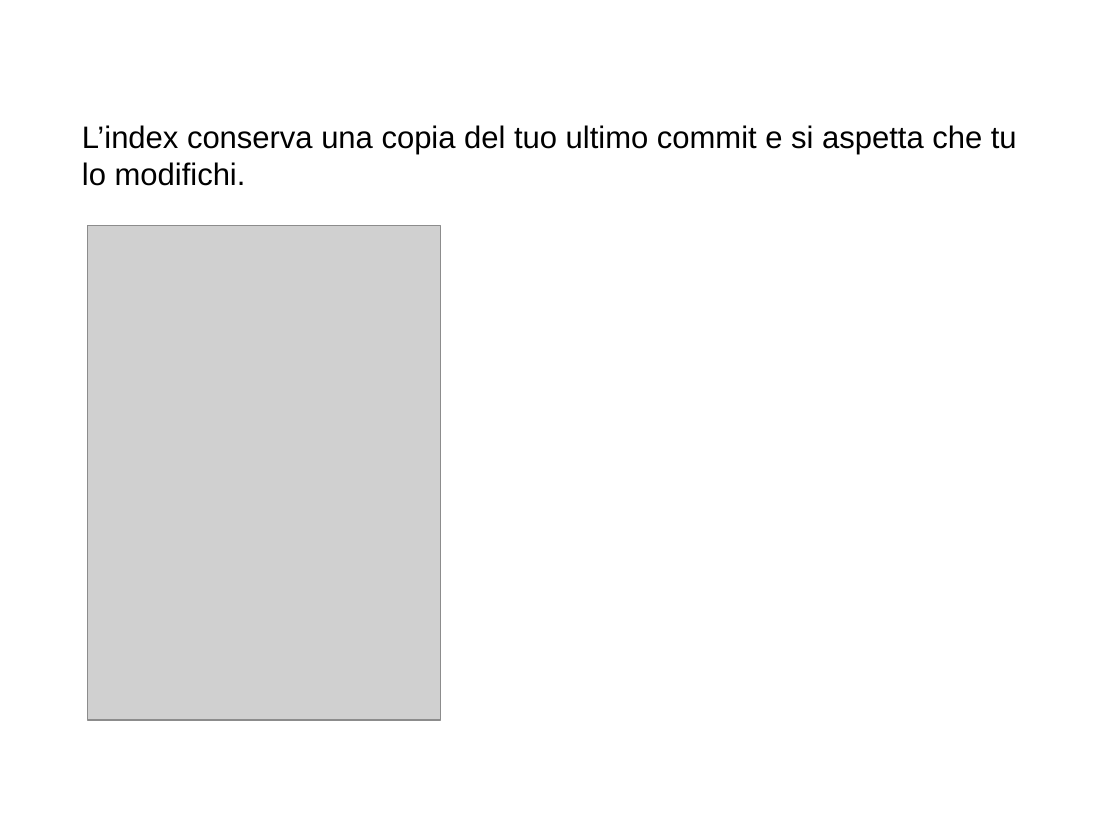
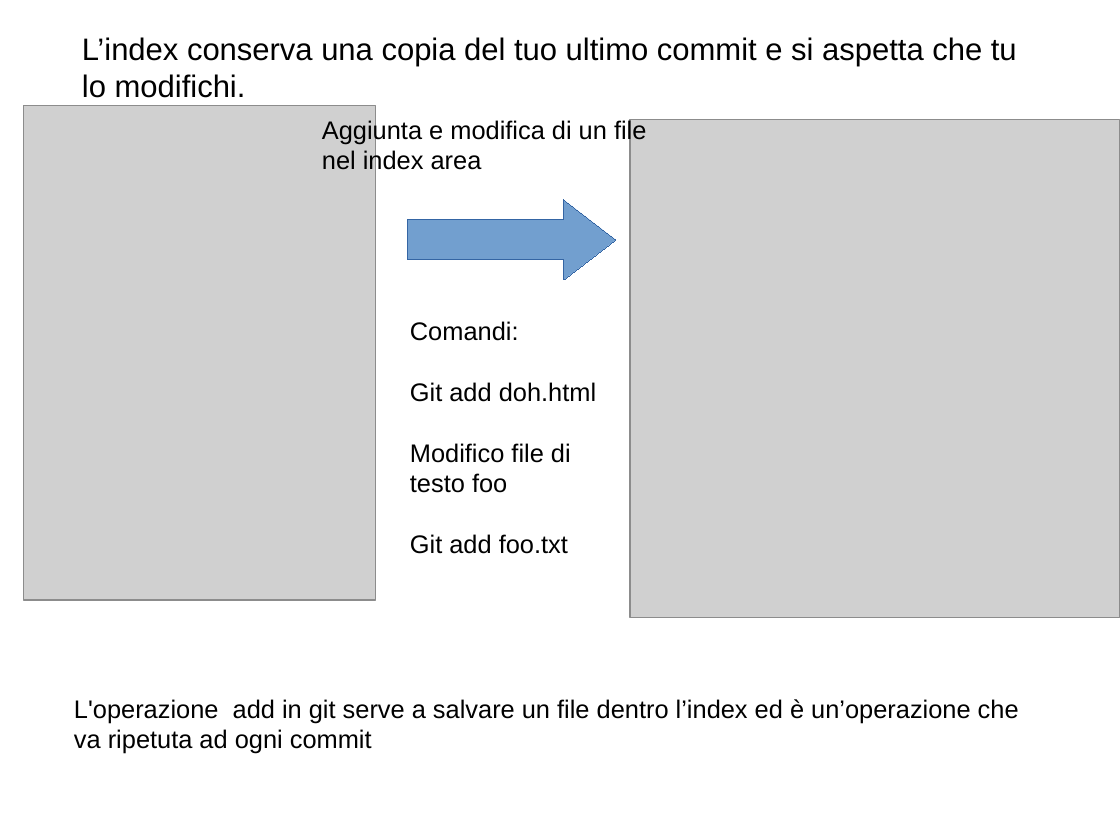
Before and after one commit to GioeleCicchini/Git-Presentation, a slide deck: slide 7 of presentazione git.odp. Drawn at 1120x840 pixels with LibreOffice and Linux fonts; fonts in the diff are those of the drawing; grey boxes stand for pictures. Boxes give left, top, right and bottom in pixels: in the first picture for what was removed or moved away, otherwise in the second. Text is boxed around its words. In the diff, an @@ line names an element or a change of style, - is before the commit and + after.

```diff
--- a/presentazione git.odp
+++ b/presentazione git.odp
@@ text "L’index conserva una copia del ...": place and size @@
-text "L’index conserva una copia del ..." at [82, 125, 1017, 186]
+text "L’index conserva una copia del ..." at [82, 37, 1017, 98]
@@ picture: place and size @@
-picture at [88, 226, 441, 720]
+picture at [23, 106, 376, 600]
@@ text added at [322, 118, 646, 175], 18 pt, text #000000 @@
+Aggiunta e modifica di un file nel index area
@@ picture added at [630, 120, 1120, 618] @@
@@ right arrow added at [409, 200, 617, 281], fill #729FCF, outline #3465A4 0 pt @@
@@ text added at [410, 321, 596, 554], 18 pt, text #000000 @@
+Comandi:
+Git add doh.html
+Modifico file di testo foo
+Git add foo.txt
@@ text added at [74, 699, 1019, 754], 18 pt, text #000000 @@
+L'operazione add in git serve a salvare un file dentro l’index ed è un’operazione che va ripetuta ad ogni commit
```
Also in this commit, not shown: 2 slides added, 1 other file.
